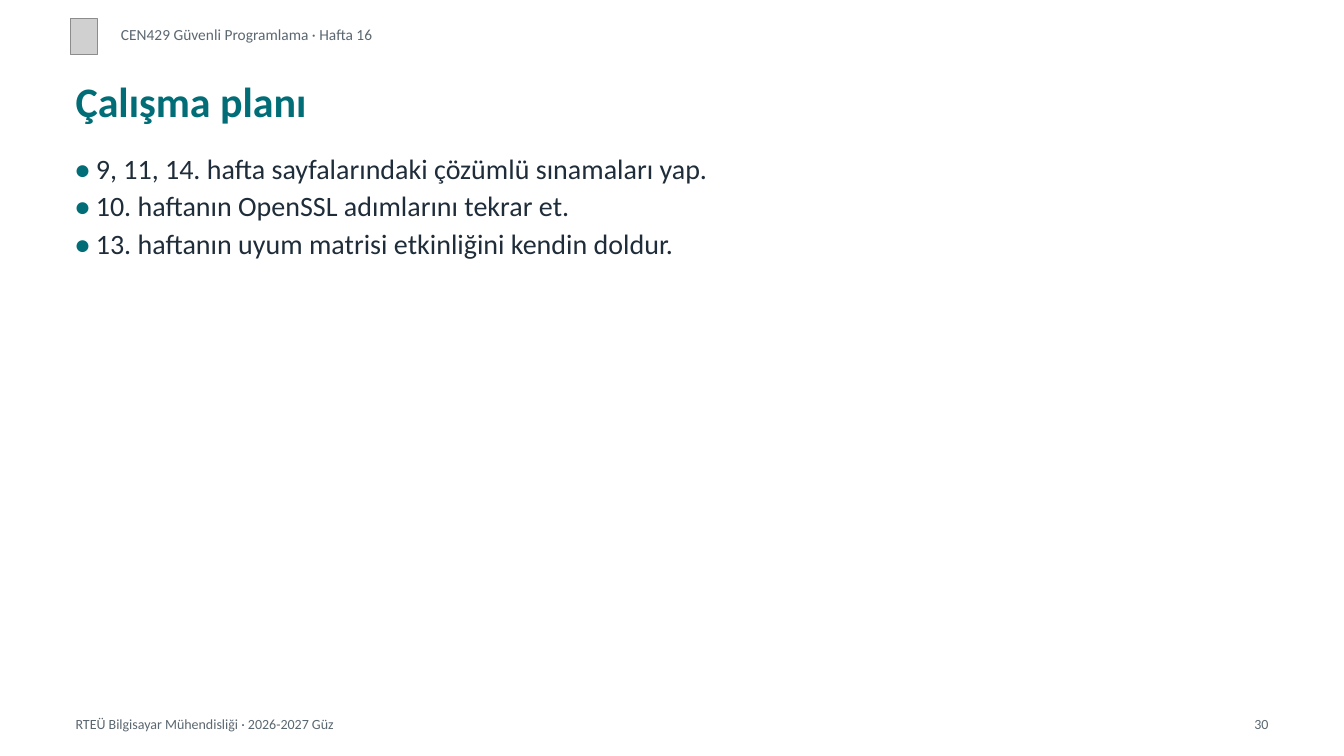
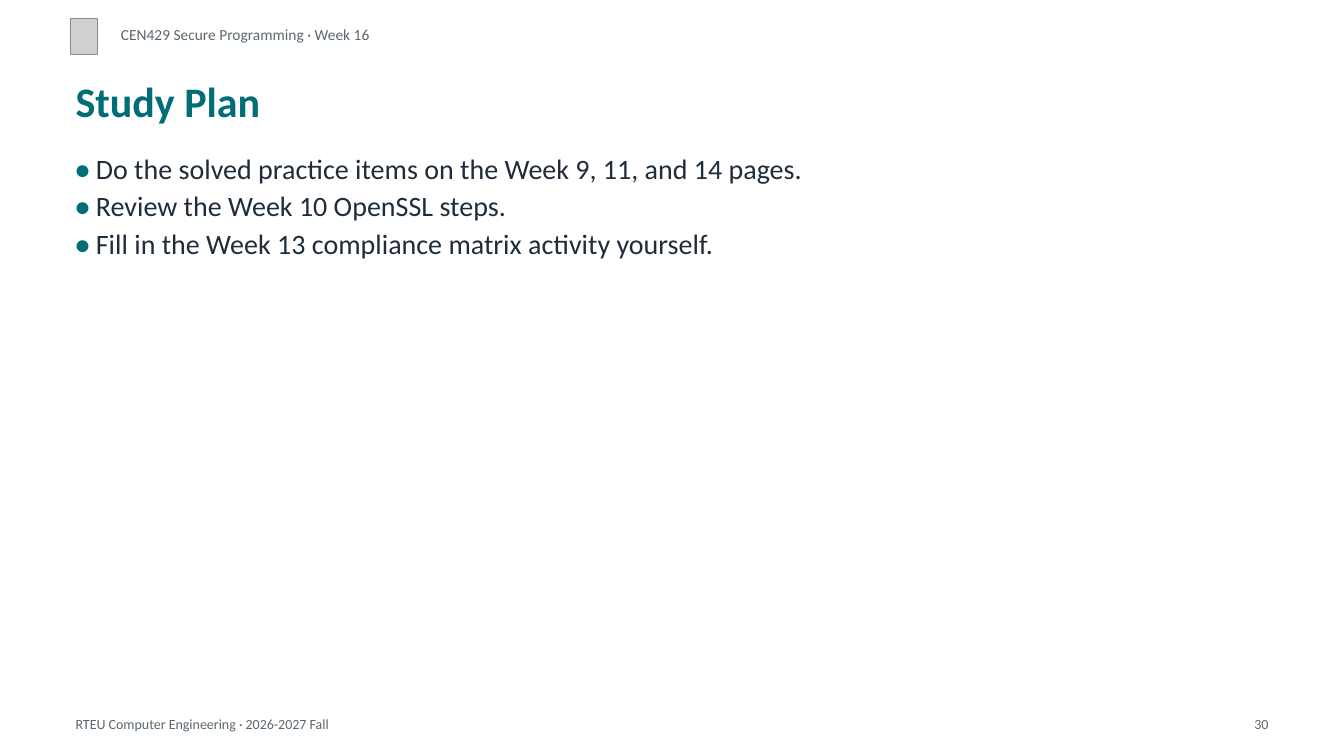
Before and after one commit to ucoruh/cen429-secure-programming, a slide deck: slide 30 of docs/week-16/cen429-week-16-sunum.en.pptx. Drawn at 1344x756 pixels with LibreOffice and Linux fonts; fonts in the diff are those of the drawing; grey boxes stand for pictures. Boxes give left, top, right and bottom in pixels: in the first picture for what was removed or moved away, otherwise in the second. Text is boxed around its words. In the diff, an @@ line names an element or a change of style, - is before the commit and + after.

```diff
--- a/docs/week-16/cen429-week-16-sunum.en.pptx
+++ b/docs/week-16/cen429-week-16-sunum.en.pptx
@@ text at <box>121,29,370,43</box>: text changed @@
-CEN429 Güvenli Programlama · Hafta 16
+CEN429 Secure Programming · Week 16
@@ text at <box>76,87,260,124</box>: text changed @@
-Çalışma planı
+Study Plan
@@ text at <box>96,159,802,259</box>: text changed @@
-• 9, 11, 14. hafta sayfalarındaki çözümlü sınamaları yap.
-• 10. haftanın OpenSSL adımlarını tekrar et.
-• 13. haftanın uyum matrisi etkinliğini kendin doldur.
+• Do the solved practice items on the Week 9, 11, and 14 pages.
+• Review the Week 10 OpenSSL steps.
+• Fill in the Week 13 compliance matrix activity yourself.
@@ text at <box>76,719,329,732</box>: text changed @@
-RTEÜ Bilgisayar Mühendisliği · 2026-2027 Güz
+RTEU Computer Engineering · 2026-2027 Fall
```
Also in this commit, not shown: 19 other slides changed, 11 slides added, 11 slides removed, 15 other files.
